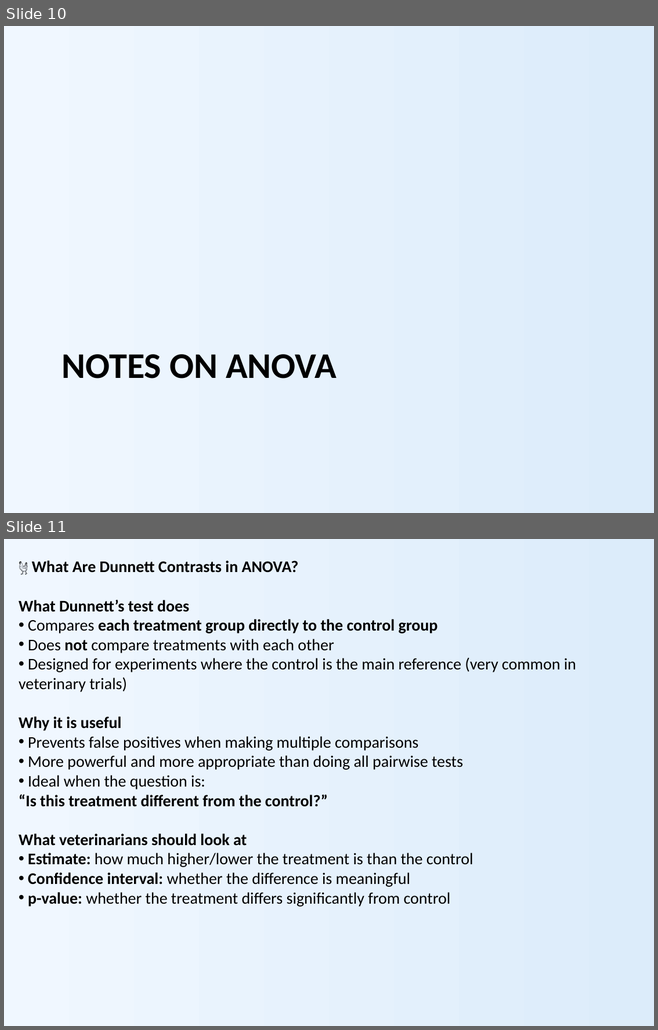
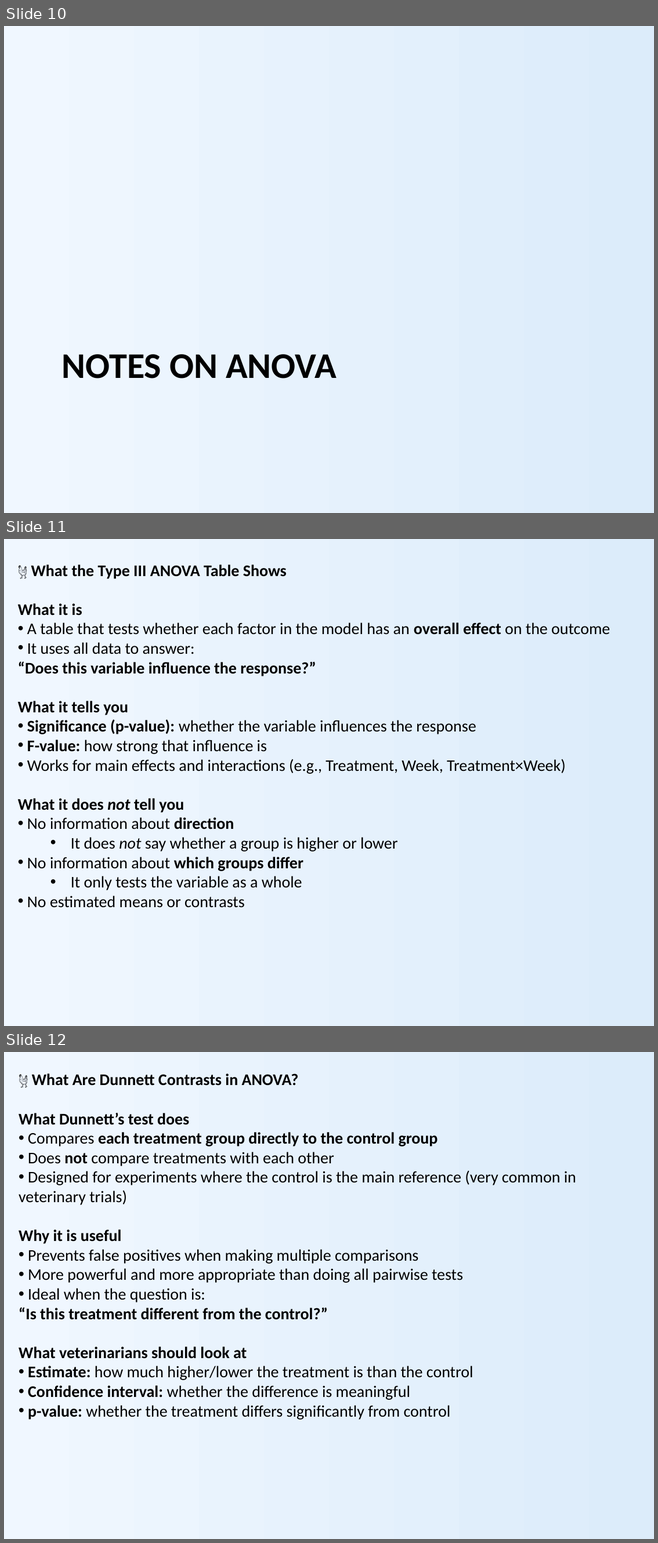
Before and after one commit to nicola-palmieri/TableAnalyzer, a slide deck: presentations/Table_Analyzer_Overview.pptx. Shown one above the other, each under a label of ours: slides 10 and 11 before the commit, slides 10, 11 and 12 after it. The pictures are 658x1030 and 658x1543 pixels, drawn with LibreOffice and Linux fonts; fonts in the diff are those of the drawing. Boxes give left, top, right and bottom in pixels: in the first picture for what was removed or moved away, otherwise in the second. Text is boxed around its words. In the diff, an @@ line names an element or a change of style, - is before the commit and + after.

```diff
--- a/presentations/Table_Analyzer_Overview.pptx
+++ b/presentations/Table_Analyzer_Overview.pptx
@@ slide 11 added at (4,539,654,1026), background gradient #F0F7FF to #DCECFA @@
@@ text added at (18,565,610,908), 18 pt, text #000000 @@
+🐔 What the Type III ANOVA Table Shows
+What it is
+• A table that tests whether each factor in the model has an overall effect on the outcome
+• It uses all data to answer:
+  “Does this variable influence the response?”
+What it tells you
+• Significance (p-value): whether the variable influences the response
+• F-value: how strong that influence is
+• Works for main effects and interactions (e.g., Treatment, Week, Treatment×Week)
+What it does not tell you
+• No information about direction
+  • It does not say whether a group is higher or lower
+• No information about which groups differ
+  • It only tests the variable as a whole
+• No estimated means or contrasts
@@ what was slide 11 is now slide 12 @@
```
Also in this commit, not shown: 1 other slide added, 4 other files.
